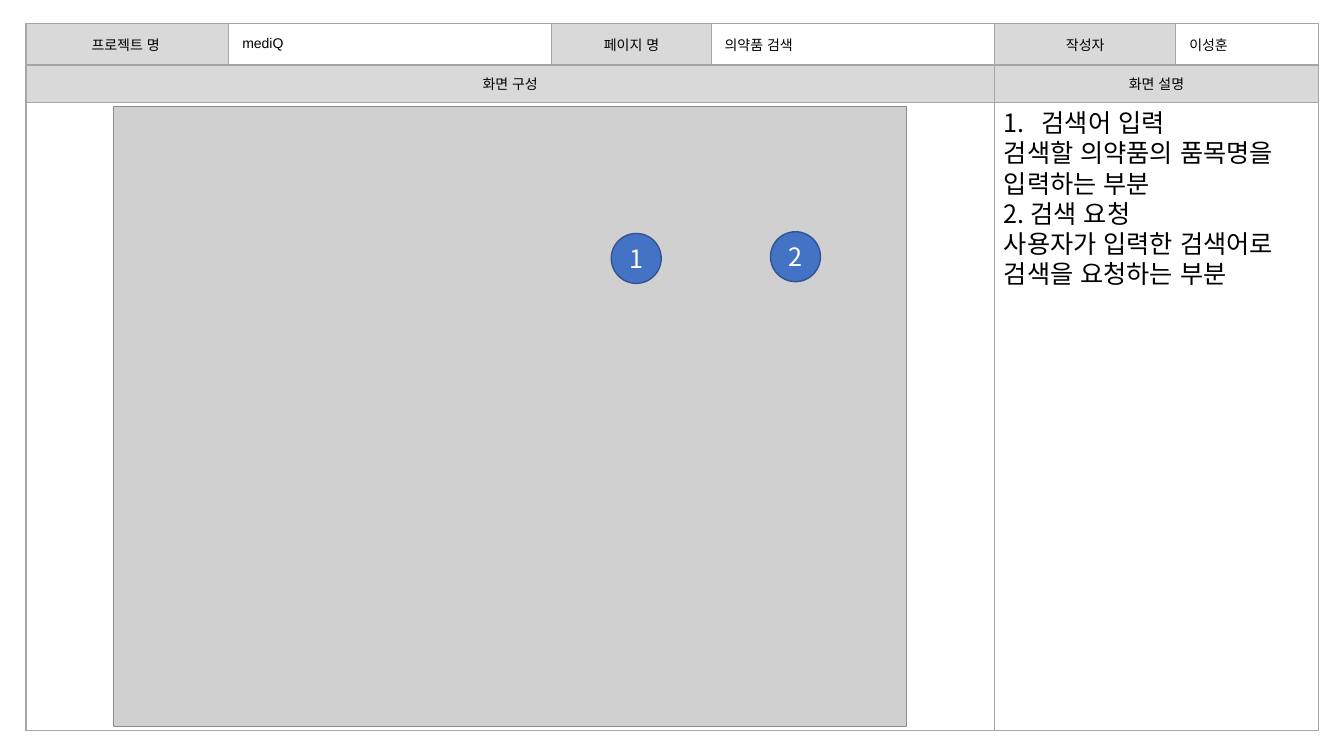
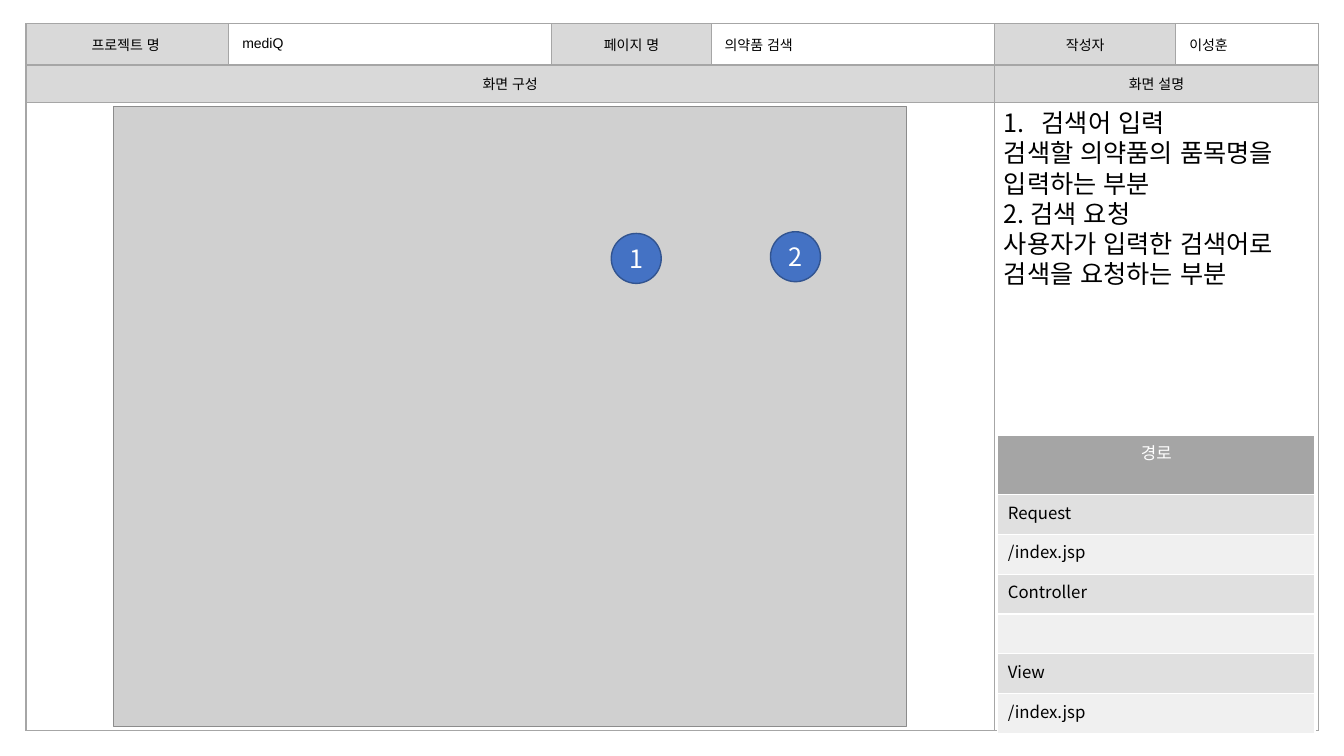
Before and after one commit to burnyst/mediQ, a slide deck: slide 1 of doc/이성훈/[06] 스토리보드.pptx. Drawn at 1344x756 pixels with LibreOffice and Linux fonts; fonts in the diff are those of the drawing; grey boxes stand for pictures. Boxes give left, top, right and bottom in pixels: in the first picture for what was removed or moved away, otherwise in the second. Text is boxed around its words. In the diff, an @@ line names an element or a change of style, - is before the commit and + after.

Commit message:
Update [06] 스토리보드.pptx
추가 작업 내용 반영.
경로 입력.

```diff
--- a/doc/이성훈/[06] 스토리보드.pptx
+++ b/doc/이성훈/[06] 스토리보드.pptx
@@ table added at <box>998,436,1316,734</box>, 7 rows, 1 columns @@
+경로
+Request
+/index.jsp
+Controller
+
+View
+/index.jsp
```
Also in this commit, not shown: 2 other slides changed, 8 slides added.
